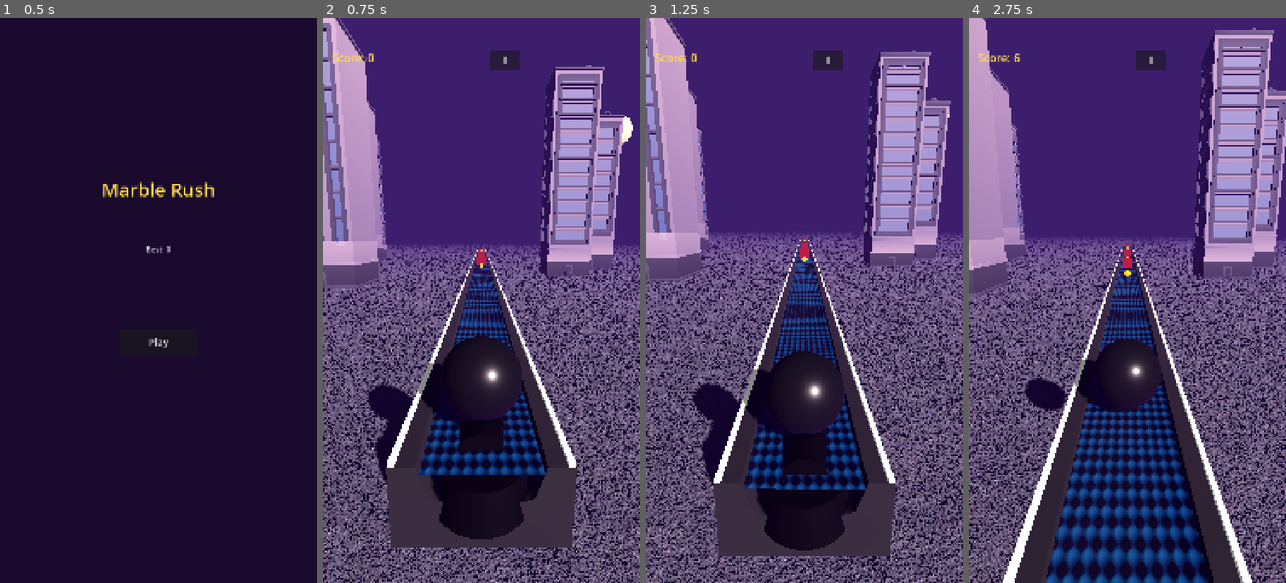
Above: before the commit, frames 1-4 (left to right).
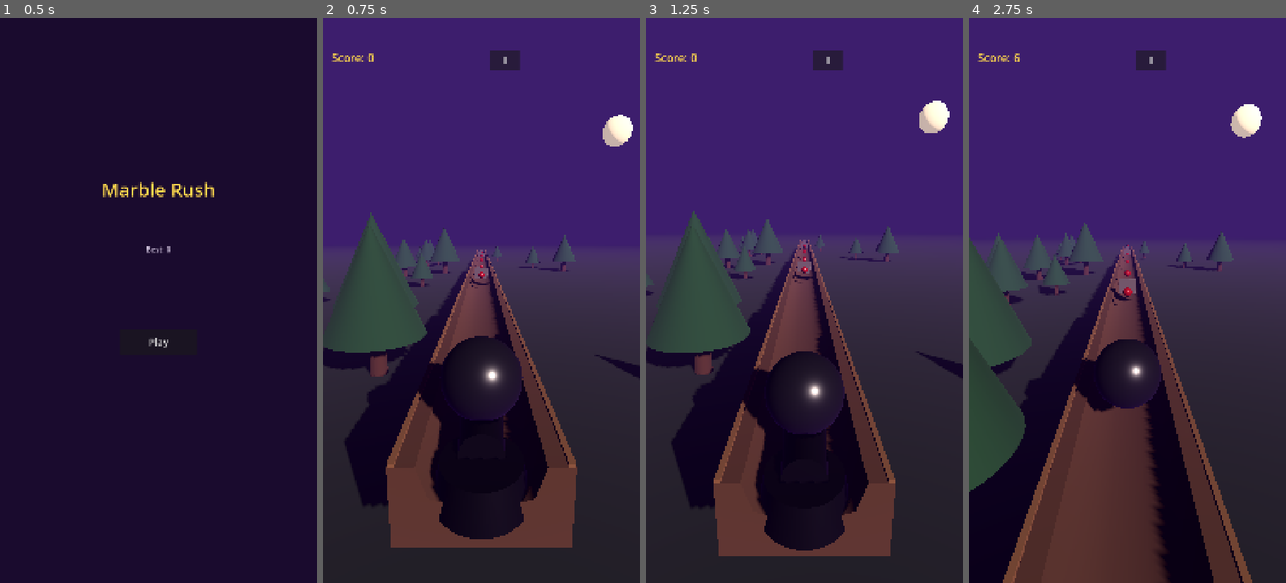
Above: after the commit, the same moments.

Repository: Ebrahassad/marble-rush
Game: Godot game, scene res://scenes/MainMenu.tscn
Two runs of this game, one before a commit and one after it. Both use one fixed random seed, a clock stepped at 60 frames per second and the inputs below.
Inputs:
- Up to frame 1 (0.5 s): no input
- Up to frame 2 (0.75 s): click "Play" at 0.5 s
- Up to frame 3 (1.25 s): no input
- Up to frame 4 (2.75 s): click "II" at 1.25 s; click "Resume" at 2 s

Frame 1 is identical in both runs. In frame 2, 61% of the frame differs, in the area x 0-100%, y 0-100%; in frame 3, 63%; in frame 4, 68%.

Commit message:
Forest theme (dirt track, trees, rocks, apples), remove water fully, flat grass ground, disable Godot boot splash

Diff:
--- a/project.godot
+++ b/project.godot
@@ -6,6 +6,8 @@
 config/icon="res://icon.svg"
 run/main_scene="res://scenes/MainMenu.tscn"
 config/features=PackedStringArray("4.7", "Forward Plus")
+boot_splash/show_image=false
+boot_splash/bg_color=Color(0.101961, 0.043137, 0.180392, 1)
 
 [autoload]
 
--- a/scenes/Coin.tscn
+++ b/scenes/Coin.tscn
@@ -1,28 +1,38 @@
-[gd_scene load_steps=4 format=3]
+[gd_scene load_steps=6 format=3]
 
 [ext_resource type="Script" path="res://scripts/coin.gd" id="1"]
 
-[sub_resource type="SphereMesh" id="SphereMesh_1"]
+[sub_resource type="SphereMesh" id="SphereMesh_apple"]
 radius = 0.22
-height = 0.44
+height = 0.4
 
-[sub_resource type="StandardMaterial3D" id="StandardMaterial3D_1"]
-albedo_color = Color(1, 0.85, 0.2, 1)
-metallic = 0.9
-roughness = 0.1
-emission_enabled = true
-emission = Color(1, 0.75, 0.1, 1)
-emission_energy_multiplier = 1.0
+[sub_resource type="StandardMaterial3D" id="StandardMaterial3D_apple"]
+albedo_color = Color(0.75, 0.08, 0.08, 1)
+roughness = 0.3
+metallic = 0.1
 
-[sub_resource type="SphereShape3D" id="SphereShape3D_1"]
-radius = 0.25
+[sub_resource type="SphereShape3D" id="SphereShape3D_apple"]
+radius = 0.22
+
+[sub_resource type="CylinderMesh" id="CylinderMesh_stem"]
+top_radius = 0.02
+bottom_radius = 0.03
+height = 0.15
+
+[sub_resource type="StandardMaterial3D" id="StandardMaterial3D_stem"]
+albedo_color = Color(0.3, 0.2, 0.1, 1)
 
 [node name="Coin" type="Area3D"]
 script = ExtResource("1")
 
 [node name="Mesh" type="MeshInstance3D" parent="."]
-mesh = SubResource("SphereMesh_1")
-surface_material_override/0 = SubResource("StandardMaterial3D_1")
+mesh = SubResource("SphereMesh_apple")
+surface_material_override/0 = SubResource("StandardMaterial3D_apple")
+
+[node name="Stem" type="MeshInstance3D" parent="."]
+transform = Transform3D(1, 0, 0, 0, 1, 0, 0, 0, 1, 0, 0.22, 0)
+mesh = SubResource("CylinderMesh_stem")
+surface_material_override/0 = SubResource("StandardMaterial3D_stem")
 
 [node name="CollisionShape3D" type="CollisionShape3D" parent="."]
-shape = SubResource("SphereShape3D_1")
+shape = SubResource("SphereShape3D_apple")
--- a/scenes/Main.tscn
+++ b/scenes/Main.tscn
@@ -7,23 +7,14 @@
 [ext_resource type="Script" path="res://scripts/environment_theme.gd" id="5"]
 [ext_resource type="Script" path="res://scripts/hud.gd" id="6"]
 [ext_resource type="Script" path="res://scripts/sky_decor.gd" id="7"]
-[ext_resource type="Texture2D" path="res://assets/ground/asphalt_color.jpg" id="9"]
-[ext_resource type="Texture2D" path="res://assets/ground/asphalt_normal.jpg" id="10"]
-[ext_resource type="Texture2D" path="res://assets/ground/asphalt_roughness.jpg" id="11"]
-[ext_resource type="Texture2D" path="res://assets/ground/asphalt_ao.jpg" id="12"]
 [ext_resource type="PackedScene" path="res://scenes/Launcher.tscn" id="8"]
 
 [sub_resource type="PlaneMesh" id="PlaneMesh_1"]
 size = Vector2(600, 3000)
 
 [sub_resource type="StandardMaterial3D" id="StandardMaterial3D_ground"]
-albedo_texture = ExtResource("9")
-normal_enabled = true
-normal_texture = ExtResource("10")
-roughness_texture = ExtResource("11")
-ao_enabled = true
-ao_texture = ExtResource("12")
-uv1_scale = Vector3(150, 750, 1)
+albedo_color = Color(0.08, 0.16, 0.07, 1)
+roughness = 1.0
 
 [sub_resource type="SphereMesh" id="SphereMesh_moon"]
 radius = 6.0
--- a/scenes/Obstacle.tscn
+++ b/scenes/Obstacle.tscn
@@ -3,23 +3,20 @@
 [ext_resource type="Script" path="res://scripts/obstacle.gd" id="1"]
 
 [sub_resource type="BoxMesh" id="BoxMesh_1"]
-size = Vector3(0.9, 0.9, 0.4)
+size = Vector3(0.85, 0.75, 0.6)
 
 [sub_resource type="StandardMaterial3D" id="StandardMaterial3D_1"]
-albedo_color = Color(0.7, 0.08, 0.1, 1)
-metallic = 0.3
-roughness = 0.4
-emission_enabled = true
-emission = Color(0.6, 0.05, 0.05, 1)
-emission_energy_multiplier = 0.4
+albedo_color = Color(0.42, 0.4, 0.38, 1)
+roughness = 1.0
 
 [sub_resource type="BoxShape3D" id="BoxShape3D_1"]
-size = Vector3(0.9, 0.9, 0.4)
+size = Vector3(0.85, 0.75, 0.6)
 
 [node name="Obstacle" type="StaticBody3D"]
 script = ExtResource("1")
 
 [node name="Mesh" type="MeshInstance3D" parent="."]
+transform = Transform3D(1, 0.08, -0.05, -0.06, 0.99, 0.1, 0.05, -0.1, 0.99, 0, 0, 0)
 mesh = SubResource("BoxMesh_1")
 surface_material_override/0 = SubResource("StandardMaterial3D_1")
 
--- a/scenes/TrackPiece.tscn
+++ b/scenes/TrackPiece.tscn
@@ -1,8 +1,7 @@
-[gd_scene load_steps=9 format=3]
+[gd_scene load_steps=6 format=3]
 
 [ext_resource type="PackedScene" path="res://assets/track/straight.glb" id="1"]
 [ext_resource type="Script" path="res://scripts/track_piece.gd" id="2"]
-[ext_resource type="Shader" path="res://shaders/water.gdshader" id="3"]
 
 [sub_resource type="BoxShape3D" id="BoxShape3D_1"]
 size = Vector3(2.2, 0.2, 2.2)
@@ -11,18 +10,8 @@
 size = Vector3(0.08, 0.06, 2.2)
 
 [sub_resource type="StandardMaterial3D" id="StandardMaterial3D_rail"]
-albedo_color = Color(0.95, 0.95, 0.9, 1)
-emission_enabled = true
-emission = Color(0.9, 0.9, 0.85, 1)
-emission_energy_multiplier = 0.6
-
-[sub_resource type="PlaneMesh" id="PlaneMesh_water"]
-size = Vector2(1.9, 2.2)
-
-[sub_resource type="ShaderMaterial" id="ShaderMaterial_water"]
-shader = ExtResource("3")
-shader_parameter/water_color = Color(0.1, 0.55, 0.9, 0.8)
-shader_parameter/speed = 1.6
+albedo_color = Color(0.55, 0.4, 0.22, 1)
+roughness = 0.9
 
 [node name="TrackPiece" type="StaticBody3D"]
 script = ExtResource("2")
@@ -43,8 +32,3 @@
 transform = Transform3D(1, 0, 0, 0, 1, 0, 0, 0, 1, 1.05, 1.12, 0)
 mesh = SubResource("BoxMesh_rail")
 surface_material_override/0 = SubResource("StandardMaterial3D_rail")
-
-[node name="Water" type="MeshInstance3D" parent="."]
-transform = Transform3D(1, 0, 0, 0, 1, 0, 0, 0, 1, 0, 1.02, 0)
-mesh = SubResource("PlaneMesh_water")
-surface_material_override/0 = SubResource("ShaderMaterial_water")
--- /dev/null
+++ b/scenes/Tree.tscn
@@ -0,0 +1,31 @@
+[gd_scene load_steps=5 format=3]
+
+[sub_resource type="CylinderMesh" id="CylinderMesh_trunk"]
+top_radius = 0.15
+bottom_radius = 0.2
+height = 1.2
+
+[sub_resource type="StandardMaterial3D" id="StandardMaterial3D_trunk"]
+albedo_color = Color(0.32, 0.2, 0.1, 1)
+roughness = 1.0
+
+[sub_resource type="CylinderMesh" id="CylinderMesh_leaves"]
+top_radius = 0.0
+bottom_radius = 1.1
+height = 2.4
+
+[sub_resource type="StandardMaterial3D" id="StandardMaterial3D_leaves"]
+albedo_color = Color(0.1, 0.32, 0.14, 1)
+roughness = 0.95
+
+[node name="Tree" type="Node3D"]
+
+[node name="Trunk" type="MeshInstance3D" parent="."]
+transform = Transform3D(1, 0, 0, 0, 1, 0, 0, 0, 1, 0, 0.6, 0)
+mesh = SubResource("CylinderMesh_trunk")
+surface_material_override/0 = SubResource("StandardMaterial3D_trunk")
+
+[node name="Leaves" type="MeshInstance3D" parent="."]
+transform = Transform3D(1, 0, 0, 0, 1, 0, 0, 0, 1, 0, 2.1, 0)
+mesh = SubResource("CylinderMesh_leaves")
+surface_material_override/0 = SubResource("StandardMaterial3D_leaves")
--- a/scripts/track_manager.gd
+++ b/scripts/track_manager.gd
@@ -3,22 +3,15 @@
 @export var track_piece_scene: PackedScene = preload("res://scenes/TrackPiece.tscn")
 @export var obstacle_scene: PackedScene = preload("res://scenes/Obstacle.tscn")
 @export var coin_scene: PackedScene = preload("res://scenes/Coin.tscn")
+@export var tree_scene: PackedScene = preload("res://scenes/Tree.tscn")
 @export var piece_length: float = 2.19
 @export var pieces_ahead: int = 35
 @export var min_pieces_between_obstacles: int = 5
 @export var ball_path: NodePath
 
-var building_scenes: Array[PackedScene] = [
-	preload("res://assets/buildings/building-skyscraper-a.glb"),
-	preload("res://assets/buildings/building-skyscraper-b.glb"),
-	preload("res://assets/buildings/building-skyscraper-c.glb"),
-	preload("res://assets/buildings/building-skyscraper-d.glb"),
-	preload("res://assets/buildings/building-skyscraper-e.glb"),
-]
-
 var ball: Node3D
 var active_pieces: Array[Node3D] = []
-var active_buildings: Array[Node3D] = []
+var active_trees: Array[Node3D] = []
 var next_z: float = 0.0
 var piece_count: int = 0
 var pieces_since_obstacle: int = 999
@@ -43,16 +36,15 @@
 		var old_piece: Node3D = active_pieces.pop_front()
 		old_piece.queue_free()
 
-	while active_buildings.size() > 0 and active_buildings[0].global_position.z - ball.global_position.z > piece_length * 25.0:
-		var old_building: Node3D = active_buildings.pop_front()
-		old_building.queue_free()
+	while active_trees.size() > 0 and active_trees[0].global_position.z - ball.global_position.z > piece_length * 25.0:
+		var old_tree: Node3D = active_trees.pop_front()
+		old_tree.queue_free()
 
 func _spawn_piece() -> void:
 	var piece: Node3D = track_piece_scene.instantiate()
 	add_child(piece)
 	piece.global_position = Vector3(0, 0, next_z)
 	active_pieces.append(piece)
-	_disable_shadows(piece)
 
 	piece_count += 1
 	pieces_since_obstacle += 1
@@ -62,29 +54,21 @@
 		if roll < 0.12 and pieces_since_obstacle >= min_pieces_between_obstacles:
 			var obstacle: Node3D = obstacle_scene.instantiate()
 			add_child(obstacle)
-			obstacle.global_position = Vector3(0, 1.55, next_z)
+			obstacle.global_position = Vector3(0, 1.4, next_z)
 			pieces_since_obstacle = 0
 		elif roll < 0.32:
 			var coin: Node3D = coin_scene.instantiate()
 			add_child(coin)
 			coin.global_position = Vector3(0, 1.5, next_z)
 
-	if piece_count % 5 == 0:
+	if piece_count % 2 == 0:
 		var side: float = -1.0 if rng.randf() < 0.5 else 1.0
-		var chosen: PackedScene = building_scenes[rng.randi_range(0, building_scenes.size() - 1)]
-		var building: Node3D = chosen.instantiate()
-		add_child(building)
-		var x_offset: float = side * rng.randf_range(12.0, 30.0)
-		var scale_factor: float = rng.randf_range(3.5, 8.0)
-		building.global_position = Vector3(x_offset, -1.2, next_z)
-		building.scale = Vector3(scale_factor, scale_factor, scale_factor)
-		_disable_shadows(building)
-		active_buildings.append(building)
+		var tree: Node3D = tree_scene.instantiate()
+		add_child(tree)
+		var x_offset: float = side * rng.randf_range(3.0, 14.0)
+		var scale_factor: float = rng.randf_range(1.0, 2.2)
+		tree.global_position = Vector3(x_offset, -1.2, next_z)
+		tree.scale = Vector3(scale_factor, scale_factor, scale_factor)
+		active_trees.append(tree)
 
 	next_z -= piece_length
-
-func _disable_shadows(node: Node) -> void:
-	if node is MeshInstance3D:
-		node.cast_shadow = GeometryInstance3D.SHADOW_CASTING_SETTING_OFF
-	for child in node.get_children():
-		_disable_shadows(child)
--- a/scripts/track_piece.gd
+++ b/scripts/track_piece.gd
@@ -5,9 +5,9 @@
 func _ready() -> void:
 	if cached_material == null:
 		cached_material = StandardMaterial3D.new()
-		cached_material.albedo_color = Color(0.22, 0.22, 0.25)
-		cached_material.metallic = 0.15
-		cached_material.roughness = 0.75
+		cached_material.albedo_color = Color(0.36, 0.24, 0.14)
+		cached_material.metallic = 0.0
+		cached_material.roughness = 0.95
 	_apply_material_recursive($Model, cached_material)
 
 func _apply_material_recursive(node: Node, mat: Material) -> void:
--- a/shaders/water.gdshader
+++ /dev/null
@@ -1,33 +0,0 @@
-shader_type spatial;
-render_mode blend_mix, cull_disabled;
-
-uniform vec4 water_color : source_color = vec4(0.08, 0.45, 0.85, 0.75);
-uniform vec4 water_color_deep : source_color = vec4(0.03, 0.2, 0.5, 0.85);
-uniform float speed = 1.2;
-uniform float wave_scale = 8.0;
-
-float wave_height(vec2 pos, float t) {
-	return sin(pos.x * wave_scale + t) * 0.5 + sin(pos.y * wave_scale * 0.7 - t * 1.3) * 0.5;
-}
-
-void vertex() {
-	float h = wave_height(VERTEX.xz, TIME * speed);
-	VERTEX.y += h * 0.04;
-}
-
-void fragment() {
-	float t = TIME * speed;
-	float eps = 0.05;
-	float h_c = wave_height(UV * 10.0, t);
-	float h_x = wave_height(UV * 10.0 + vec2(eps, 0.0), t);
-	float h_z = wave_height(UV * 10.0 + vec2(0.0, eps), t);
-	vec3 fake_normal = normalize(vec3(-(h_x - h_c), eps * 4.0, -(h_z - h_c)));
-
-	NORMAL = fake_normal;
-	float pattern = h_c * 0.5 + 0.5;
-	ALBEDO = mix(water_color_deep.rgb, water_color.rgb, pattern);
-	ROUGHNESS = 0.15;
-	METALLIC = 0.1;
-	SPECULAR = 0.8;
-	ALPHA = mix(water_color_deep.a, water_color.a, pattern);
-}
